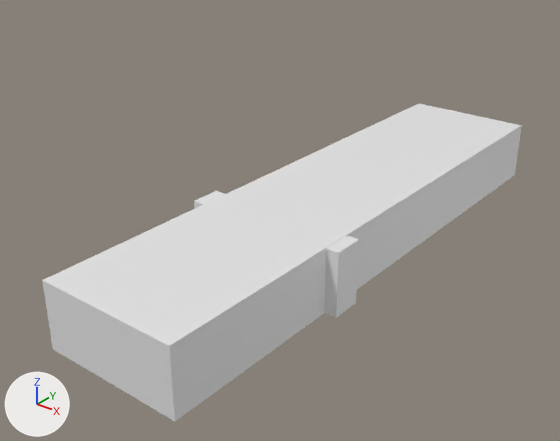
An edit to the Blender file Resources/Level/level3.blend, drawn before and after from the same camera.
Before and after are seen from a camera (50 mm lens) standing at (55.1, -82.4, 50.9) and looking at (-4.3, -8.2, 4.8). Lighting does not change. The marker at lower left points along +X, +Y and +Z.

Objects in the first picture: 'Cube', '立方体.002', '立方体.005'.
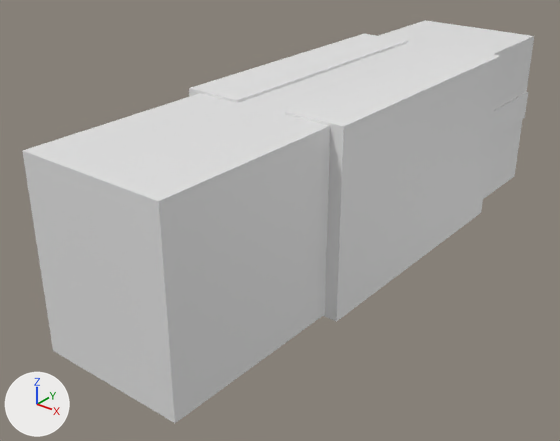
Changed parts and their boxes [x1, y1, x2, y2] in the pictures (560 x 441 px):
```json
{"object": "Cube", "change": "moved, rescaled", "before": [42, 104, 522, 421], "after": [22, 20, 534, 423], "on screen": "7% wider, 27% taller"}
{"object": "立方体.005", "change": "moved, rescaled", "before": [324, 235, 359, 318], "after": [285, 48, 501, 322]}
{"object": "立方体.002", "change": "moved, rescaled", "before": [194, 191, 225, 209], "after": [189, 34, 408, 103]}
{"object": "立方体.006", "change": "added", "after": [490, 92, 528, 139]}
```

The change, as JSON lines over the scene's bpy script:
```json
{"op": "set", "path": "ob_cube.location", "old": "(0.0, -1.8, 4.5)", "new": "(0.0, -1.8, 11.7)"}
{"op": "set", "path": "ob_cube.scale", "old": "(9.69, 4.46, 40.3)", "new": "(9.69, 11.9, 40.3)"}
{"op": "set", "path": "ob_立方体_002.location", "old": "(-7.8, -14.9, 4.5)", "new": "(-7.5, 2.6, 11.7)"}
{"op": "set", "path": "ob_立方体_002.scale", "old": "(3.77, 2.13, 4.39)", "new": "(3.97, 19.5, 12.2)"}
{"op": "set", "path": "ob_立方体_005.location", "old": "(7.5, -14.9, 4.5)", "new": "(7.5, 2.6, 11.7)"}
{"op": "set", "path": "ob_立方体_005.scale", "old": "(3.97, 2.13, 4.39)", "new": "(3.97, 19.5, 12.2)"}
{"op": "add", "block": "ob_立方体_006", "code": ["ob_立方体_006 = bpy.data.objects.new('立方体.006', me_立方体_001.copy())  # the mesh of ob_立方体_005", "ob_立方体_006.location = (0.1, 30.1, 12.4)", "ob_立方体_006.scale = (9.89, 8.51, 2.16)"]}
```
